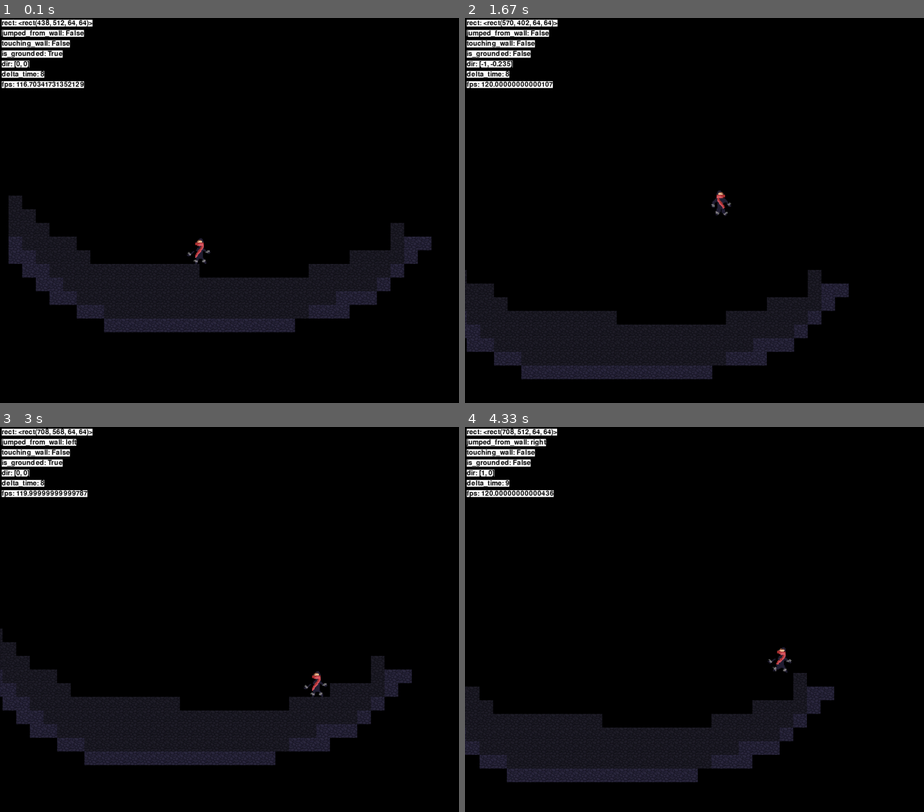
Above: before the commit, frames 1-4 (two rows, left to right).
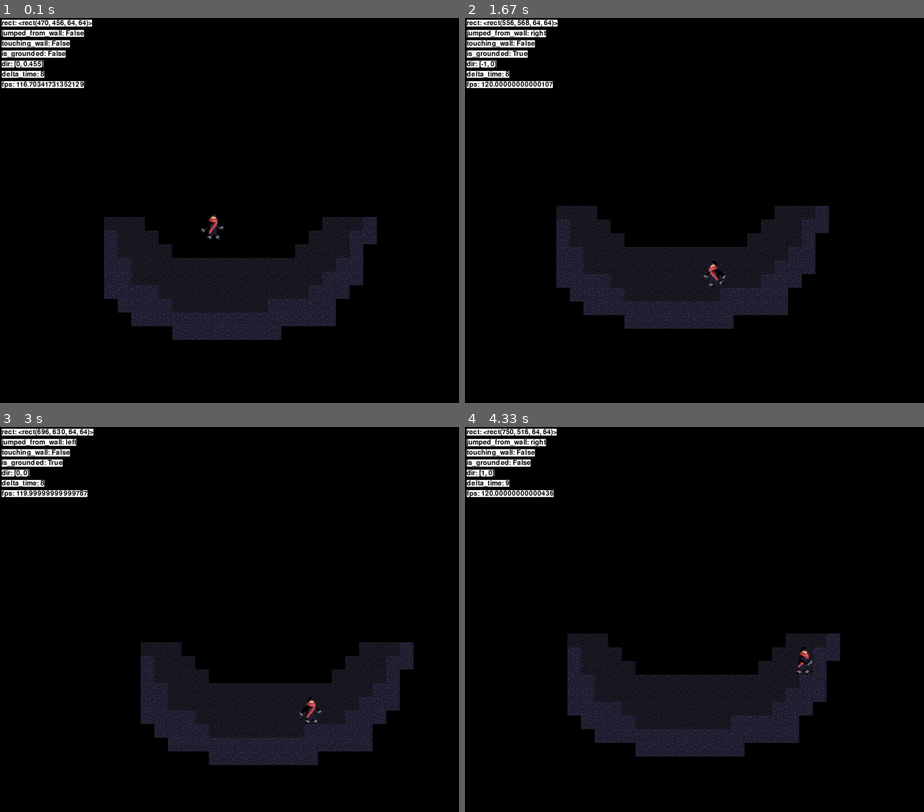
Above: after the commit, the same moments.

Repository: zyxwars/ninja
Game: pygame game, started from main.py
The game is run twice, just before and just after one commit, with the same random seed, the same clock (stepped at 60 frames per second) and the same inputs.
Inputs:
- Up to frame 1 (0.1 s): no input
- Up to frame 2 (1.67 s): hold D 0.33-0.8 s; hold D 0.83-1.3 s; tap Space at 0.9, 1.2, 1.4 s; hold A from 1.33 s (still down)
- Up to frame 3 (3 s): tap Space at 1.7, 1.97, 2.27, 2.4, 2.7 s; release A at 1.87 s; hold A 1.9-2.3 s; hold D 2.33-2.97 s
- Up to frame 4 (4.33 s): hold A 3-3.47 s; tap Space at 3.07, 3.37, 3.57, 3.87, 4.07 s; hold D 3.5-3.97 s; hold D from 4 s (still down)

The runs differ from the first frame. In frame 1, 12% of the frame differs, in the area x 1-95%, y 0-84%; in frame 2, 24%, in the area x 0-84%, y 0-94%; in frame 3, 13%; in frame 4, 16%.

Commit message:
Add foreground and backround tile layers

Diff:
--- a/editor/editor.py
+++ b/editor/editor.py
@@ -15,7 +15,7 @@
 GRID_OPACITY = 30
 # Grid background, colorkey filters out (1,2,3), so choose anything, but that
 GRID_COLOR = 'white'
-ENTITY_TYPES = [-1]
+ENTITY_TYPES = ['a']
 TILE_TYPES = [1, 2, 3]
 
 
@@ -28,9 +28,14 @@
         self.level_surface = pg.Surface(
             (config.SCREEN_WIDTH, config.SCREEN_HEIGHT))
         self.tiles = pg.sprite.Group()
+        self.is_fg_focus = True
+        self.is_blend_fg_bg = False
+
         self.drag_start_pos = (0, 0)
         self.total_drag = pg.math.Vector2(0, 0)
+
         self.zoom = 1
+
         self.grid_surface = pg.Surface(
             (config.SCREEN_WIDTH, config.SCREEN_HEIGHT))
         self.grid_surface.set_alpha(GRID_OPACITY)
@@ -43,7 +48,7 @@
         self.palette = pg.Surface((PALETTE_SIZE, config.SCREEN_HEIGHT))
         self.palette_tiles = pg.sprite.Group()
         self.palette_selected_tile = None
-        self.draw_palette_tiles()
+        self.load_palette()
 
         self.save_button = Button(
             'Save (f1)', self.save_level, (128, 32), (PALETTE_POS_X + 32, config.SCREEN_HEIGHT - 104), 32, 'white', 'red', pg.K_F1)
@@ -57,7 +62,7 @@
         if not filename:
             return
 
-        with open(filename) as f:
+        with open(filename, encoding='utf-8') as f:
             # Reset level
             self.tiles = pg.sprite.Group()
             self.total_drag = pg.math.Vector2(0, 0)
@@ -66,13 +71,14 @@
 
             for row_index, row in enumerate(reader):
                 for col_index, tile_type in enumerate(row):
-                    tile_type = int(tile_type)
-
-                    if tile_type == 0:
-                        continue
+                    if tile_type.lstrip('+-').isdigit():
+                        tile_type = int(tile_type)
+
+                        if tile_type == 0:
+                            continue
 
                     self.tiles.add(Tile((col_index * config.TILE_SIZE,
-                                        row_index * config.TILE_SIZE), tile_type))
+                                         row_index * config.TILE_SIZE), tile_type))
 
     def save_level(self):
         print('saving...')
@@ -81,7 +87,8 @@
         if not filename:
             return
 
-        with open(filename, 'w', newline='') as f:
+        # Without newline='' the file would have every second row empty
+        with open(filename, 'w', newline='', encoding='utf-8') as f:
             tiles = self.tiles.sprites()
             largest_y = 0
             for tile in tiles:
@@ -113,7 +120,7 @@
 
         print('saved')
 
-    def draw_palette_tiles(self):
+    def load_palette(self):
         x = 0
         for i, tile_type in enumerate([*ENTITY_TYPES, *TILE_TYPES]):
             if i % 8 == 0:
@@ -148,6 +155,9 @@
 
         self.palette.set_alpha(int(255 / 2))
 
+        debug.debug('Draw foreground (w)', self.is_fg_focus)
+        debug.debug('Blend layers (z)', self.is_blend_fg_bg)
+
         for e in game.events:
             # Zoom
             if e.type == pg.MOUSEWHEEL:
@@ -160,6 +170,11 @@
                 # Start scroll
                 if e.button == 1 and keys[pg.K_LCTRL]:
                     self.drag_start_pos = mouse_pos
+            elif e.type == pg.KEYDOWN:
+                if e.key == pg.K_w:
+                    self.is_fg_focus = not self.is_fg_focus
+                if e.key == pg.K_z:
+                    self.is_blend_fg_bg = not self.is_blend_fg_bg
 
         # Scroll level
         if keys[pg.K_LCTRL] and mouse[0]:
@@ -184,18 +199,27 @@
             self.drag_start_pos = mouse_pos
 
         elif mouse[0] and self.palette_selected_tile:
+            tile_type = self.palette_selected_tile.tile_type
+
+            # If tile is string, that means it's entity, which is always in the foreground layer
+            if not isinstance(tile_type, str):
+                if not self.is_fg_focus:
+                    tile_type = -tile_type
+
             # Update existing tile texture
             for tile in self.tiles:
                 if tile.rect.collidepoint(mouse_pos[0] * self.zoom ** -1, mouse_pos[1] * self.zoom ** -1):
-                    tile.image = self.palette_selected_tile.image
-                    tile.tile_type = self.palette_selected_tile.tile_type
+                    tile.image = self.palette_selected_tile.image.copy()
+                    tile.set_type(
+                        tile_type)
                     break
             # Create new tile
             else:
+
                 tile = Tile(((mouse_pos[0] * self.zoom ** -
                             1 - self.total_drag.x) // config.TILE_SIZE * config.TILE_SIZE + self.total_drag.x, (mouse_pos[1] * self.zoom ** -
                                                                                                                 1 - self.total_drag.y) // config.TILE_SIZE * config.TILE_SIZE + self.total_drag.y),
-                            self.palette_selected_tile.tile_type)
+                            tile_type)
                 self.tiles.add(tile)
         # Delete tile
         elif mouse[2]:
@@ -227,7 +251,29 @@
 
     def draw_level(self):
         self.level_surface.fill('black')
+
+        for tile in self.tiles.sprites():
+
+            # String is entity, always in foreground
+            if isinstance(tile.tile_type, str):
+                continue
+
+            if self.is_blend_fg_bg:
+                tile.image.set_alpha(255)
+                continue
+
+            # Set bg opacity
+            if tile.tile_type < 0:
+                tile.image.set_alpha(
+                    int(255 / (2 if self.is_fg_focus else 1)))
+                continue
+
+            # Set fg opacity
+            tile.image.set_alpha(
+                int(255 / (2 if not self.is_fg_focus else 1)))
+
         self.tiles.draw(self.level_surface)
+
         level_size = self.level_surface.get_size()
         scaled_level = pg.transform.scale(
             self.level_surface, (level_size[0] * self.zoom, level_size[1] * self.zoom))
--- a/entities/base_humanoid.py
+++ b/entities/base_humanoid.py
@@ -50,7 +50,7 @@
         self.is_touching_right_wall = False
 
         for tile in tiles:
-            if tile.rect.colliderect(self.rect):
+            if tile.colliderect(self.rect):
                 if self.dir.x > 0:
                     self.rect.right = tile.rect.left
                     self.touching_wall = 'right'
@@ -67,7 +67,7 @@
         temp_rect.y += 1
 
         for tile in tiles:
-            if tile.rect.colliderect(temp_rect):
+            if tile.colliderect(temp_rect):
                 # Falling
                 if self.dir.y > 0:
                     self.rect.bottom = tile.rect.top
--- a/level/level.csv
+++ b/level/level.csv
@@ -11,13 +11,13 @@
 0
 0
 0
-1
-1,1
-1,1,1,0,0,0,0,0,0,0,0,0,0,0,0,0,0,0,0,0,0,0,0,0,0,0,0,0,1
-2,1,1,1,1,0,0,0,0,0,0,0,0,0,0,0,0,0,0,0,0,0,0,0,0,0,0,0,1,2,2
-2,2,1,1,1,1,0,0,0,0,0,0,0,-1,0,0,0,0,0,0,0,0,0,0,0,1,1,1,1,2
-0,2,2,1,1,1,1,1,1,1,1,1,1,1,0,0,0,0,0,0,0,0,1,1,1,1,1,1,2
-0,0,2,2,1,1,1,1,1,1,1,1,1,1,1,1,1,1,1,1,1,1,1,1,1,1,1,2
-0,0,0,2,2,1,1,1,1,1,1,1,1,1,1,1,1,1,1,1,1,1,1,1,2,2,2
-0,0,0,0,0,2,2,1,1,1,1,1,1,1,1,1,1,1,1,1,1,1,2,2,2
-0,0,0,0,0,0,0,2,2,2,2,2,2,2,2,2,2,2,2,2,2
+0,0,0,0,0,0,0,0,0,0,0,0,0,0,a
+0,0,0,0,0,0,0,-1,-1,-1,0,0,0,0,0,0,0,0,0,0,0,0,0,-1,-1,-1,2
+0,0,0,0,0,0,0,2,-1,-1,-1,0,0,0,0,0,0,0,0,0,0,0,-1,-1,-1,2,2
+0,0,0,0,0,0,0,2,-1,-1,-1,-1,0,0,0,0,0,0,0,0,0,-1,-1,-1,-1,2
+0,0,0,0,0,0,0,2,2,-1,-1,-1,-1,-1,-1,-1,-1,-1,-1,-1,-1,-1,-1,-1,2,2
+0,0,0,0,0,0,0,2,2,-1,-1,-1,-1,-1,-1,-1,-1,-1,-1,-1,-1,-1,-1,2,2,2
+0,0,0,0,0,0,0,2,2,2,2,-1,-1,-1,-1,-1,-1,-1,-1,-1,-1,-1,2,2,2
+0,0,0,0,0,0,0,0,2,2,2,2,-1,-1,-1,-1,-1,-1,-1,2,2,2,2,2
+0,0,0,0,0,0,0,0,0,2,2,2,2,2,2,2,2,2,2,2,2,2,2,2
+0,0,0,0,0,0,0,0,0,0,0,0,2,2,2,2,2,2,2,2
--- a/level/level.py
+++ b/level/level.py
@@ -31,20 +31,19 @@
         with open('./level/level.csv') as f:
             reader = csv.reader(f, delimiter=',')
 
-            # Entities are negative, tiles positive and void is zero
             for row_index, row in enumerate(reader):
                 for col_index, tile_type in enumerate(row):
+                    if not tile_type.lstrip('+-').isdigit():
+                        self.player.add(
+                            Player((col_index * config.TILE_SIZE, row_index * config.TILE_SIZE), (64, 64)))
+                        continue
+
                     tile_type = int(tile_type)
-
                     if tile_type == 0:
                         continue
 
-                    if tile_type == -1:
-                        self.player.add(
-                            Player((col_index * config.TILE_SIZE, row_index * config.TILE_SIZE), (64, 64)))
-                    else:
-                        self.tiles.add(
-                            Tile((col_index * config.TILE_SIZE, row_index * config.TILE_SIZE), tile_type))
+                    self.tiles.add(
+                        Tile((col_index * config.TILE_SIZE, row_index * config.TILE_SIZE), tile_type))
 
         for tile in self.tiles:
             self.sprites.append(tile)
--- a/level/tile.py
+++ b/level/tile.py
@@ -5,14 +5,27 @@
 
 
 class Tile(pg.sprite.Sprite):
-    def __init__(self, pos, tile_type, *args, **kwargs):
+    def __init__(self, pos, tile_type,  *args, **kwargs):
         super().__init__(*args, **kwargs)
         self.tile_type = tile_type
+
+        # Load image
         try:
+            # Tile is foreground if tile_type is positive, otherwise it is in the background
             self.image = pg.image.load(
-                get_path(__file__, f'assets/tile{tile_type}.png')).convert_alpha()
+                get_path(__file__, f'assets/tile{abs(tile_type) if  isinstance(tile_type, int) else tile_type}.png')).convert_alpha()
         except FileNotFoundError:
             self.image = pg.Surface((config.TILE_SIZE, config.TILE_SIZE))
             self.image.fill('#ff00ff')
 
         self.rect = self.image.get_rect(topleft=pos)
+
+    def set_type(self, tile_type):
+        self.tile_type = tile_type
+
+    def colliderect(self, rect):
+        # Return false if tile is part of the background
+        if self.tile_type < 0:
+            return False
+
+        return self.rect.colliderect(rect)
Not shown, changed: TODO.md
